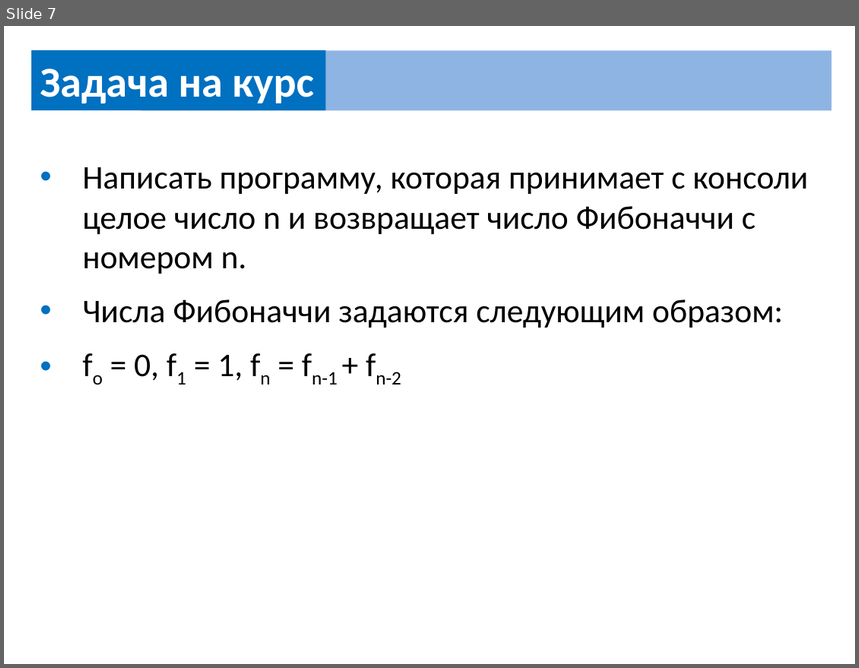
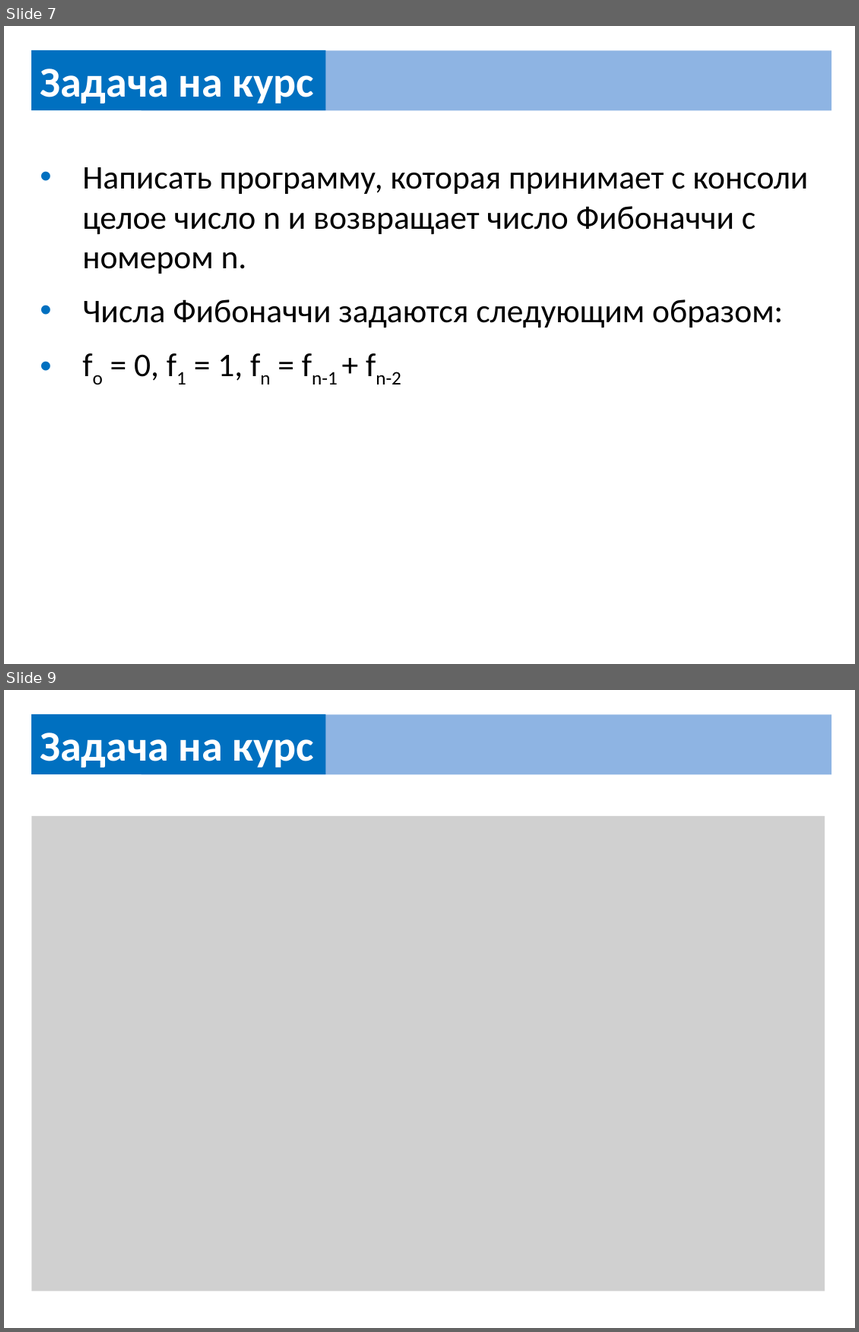
Before and after one commit to UsovaAnna/lesson, a slide deck: src/сourse/course_task.pptx. Shown one above the other, each under a label of ours: slide 7 before the commit, slides 7 and 9 after it; the slides between them are not shown. The pictures are 859x668 and 859x1332 pixels, drawn with LibreOffice and Linux fonts; fonts in the diff are those of the drawing; grey boxes stand for pictures. Boxes give left, top, right and bottom in pixels: in the first picture for what was removed or moved away, otherwise in the second. Text is boxed around its words. In the diff, an @@ line names an element or a change of style, - is before the commit and + after.

```diff
--- a/src/сourse/course_task.pptx
+++ b/src/сourse/course_task.pptx
@@ slide 9 added at <box>4,690,855,1328</box>, background #FFFFFF @@
@@ rectangle added at <box>31,714,325,775</box>, fill #0070C0, 36 pt, text #FFFFFF, bold @@
+Задача на курс
@@ rectangle added at <box>141,714,832,775</box>, fill #8EB4E3 @@
@@ picture added at <box>31,816,825,1292</box> @@
```
Also in this commit, not shown: 3 other slides added, 1 other file.
